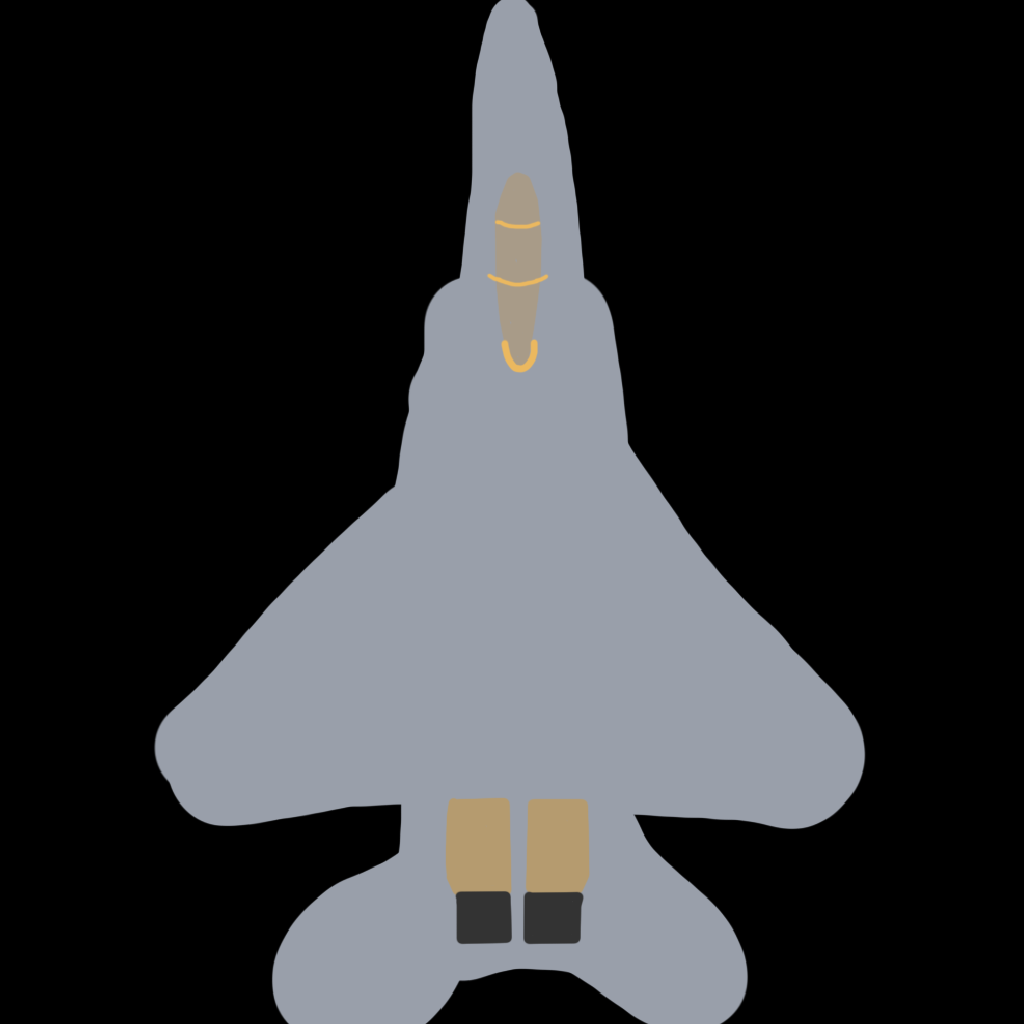
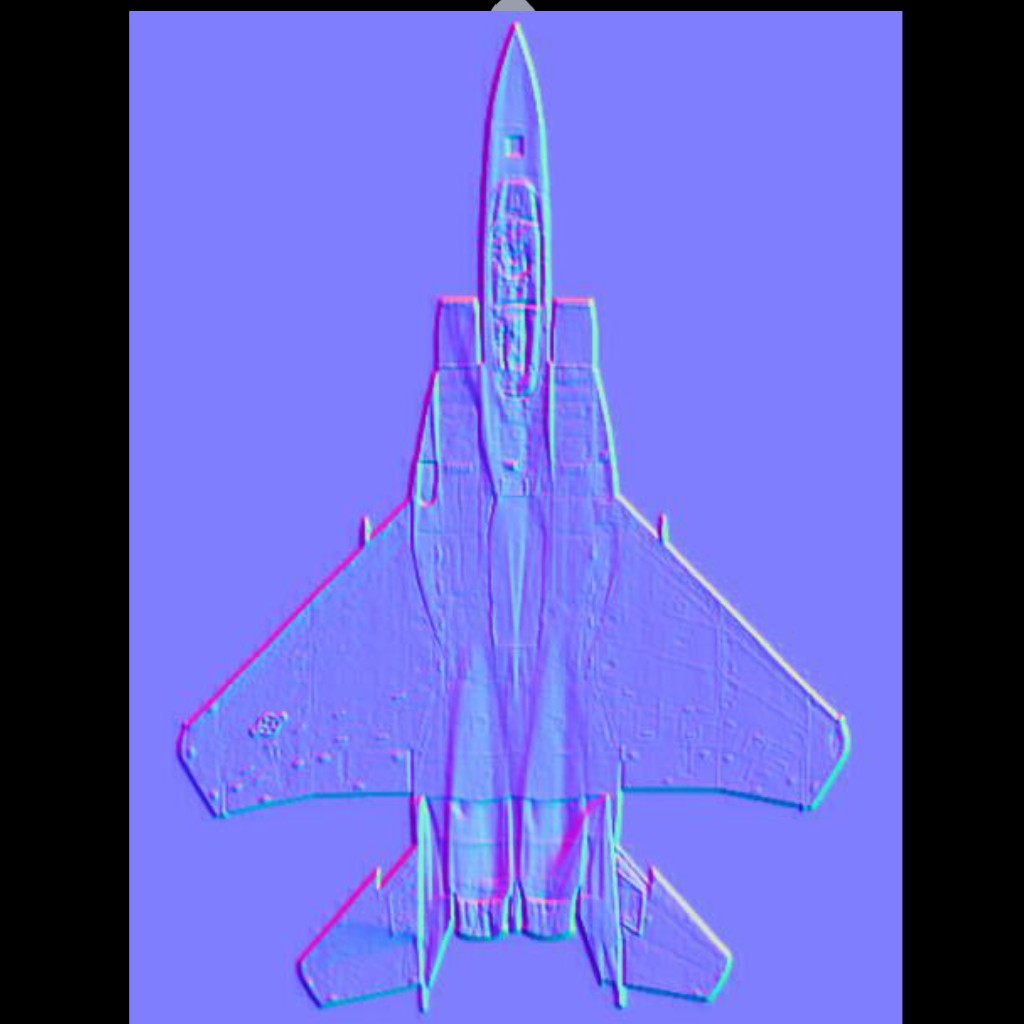
Two versions of the same layered image (w=1024, h=1024). Layer-by-layer changes:
added layer "Normals" above "Canopy Gold" over left=129, top=11, right=903, bottom=1024
